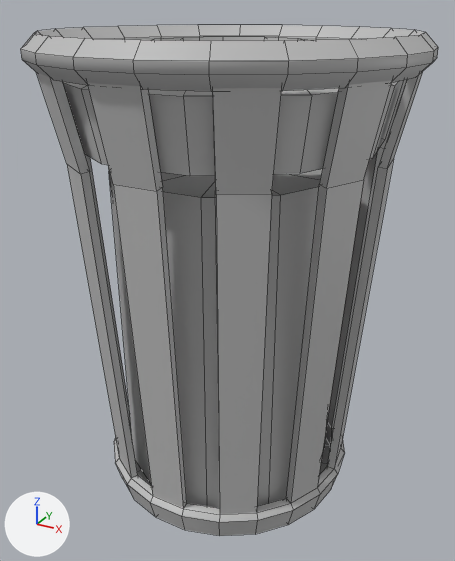
Renders of the FBX model Source/Art/Industrial/StreetTrashSmall01.fbx from each side of a commit.
The view is the same before and after, from a 50 mm camera at (1.44, -2.64, 2.44) aimed at (0.0, -0.02, 1.13). Every picture has the same lights, and +X, +Y and +Z are marked at lower left. Mesh edges are drawn as thin lines. Where no turn or scale is listed for an object, it has been applied to the vertices.

The older version as bpy lines, for what is in view:
```python
me_mesh = bpy.data.meshes.new('Mesh')
me_mesh.from_pydata(...)  # 421 vertices, 429 faces; spans x -0.89..0.89, y -0.89..0.89, z 0.0..2.33
me_mesh.materials.append(mat_lambert2)  # grey #bcbcbc
ob_streettrashsmall01 = bpy.data.objects.new('StreetTrashSmall01', me_mesh)
ob_streettrashsmall01.location = (0.0, 0.0, 0.0)
```
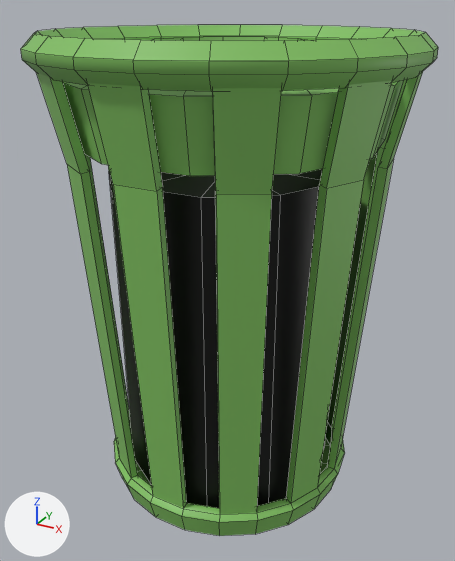
The edits, one by one:
Material 'lambert_green' (mat_lambert_green) is new.
Its base color is (0.213, 0.516, 0.116) (green #7fbe60).
Material 'lambert_black' (mat_lambert_black) is new.
Its base color is (0.001, 0.001, 0.001) (black #030303).
me_mesh has 421 vertices, 429 faces and spans x -0.89..0.89, y -0.89..0.89, z 0.0..2.33.
me_mesh is used by ob_streettrashsmall01; location (0.0, 0.0, 0.0).
me_mesh part 1: all 242 faces centred in x -0.88..0.88, y -0.89..0.89, z 1.87..2.31 switch from mat_lambert2 (grey #bcbcbc) to mat_lambert_green (green #7fbe5f).
me_mesh part 2: all 121 faces centred in x -0.64..0.64, y -0.65..0.65, z 0.01..0.16 switch from mat_lambert2 (grey #bcbcbc) to mat_lambert_green (green #7fbe5f).
me_mesh part 3: all 44 faces centred in x -0.69..0.69, y -0.69..0.67, z 0.98..0.99 switch from mat_lambert2 (grey #bcbcbc) to mat_lambert_green (green #7fbe5f).
me_mesh part 4: all 11 faces centred in x -0.54..0.53, y -0.54..0.52, z 0.91 switch from mat_lambert2 (grey #bcbcbc) to mat_lambert_black (black #030303).
me_mesh part 5: all 11 faces centred in x -0.36..0.36, y -0.37..0.35, z 1.73 switch from mat_lambert2 (grey #bcbcbc) to mat_lambert_black (black #030303).

Where the change shows, as pixel boxes (x1, y1, x2, y2) in the pictures (455 x 561 px):
part 1 of me_mesh, recoloured (grey to green): (21, 25, 438, 195) in both
part 2 of me_mesh, recoloured (grey to green): (114, 421, 345, 536) in both
part 3 of me_mesh, recoloured (grey to green): (67, 148, 393, 514) in both
part 4 of me_mesh, recoloured (grey to black): (109, 172, 326, 508) in both
part 5 of me_mesh, recoloured (grey to black): (109, 169, 322, 197) in both
